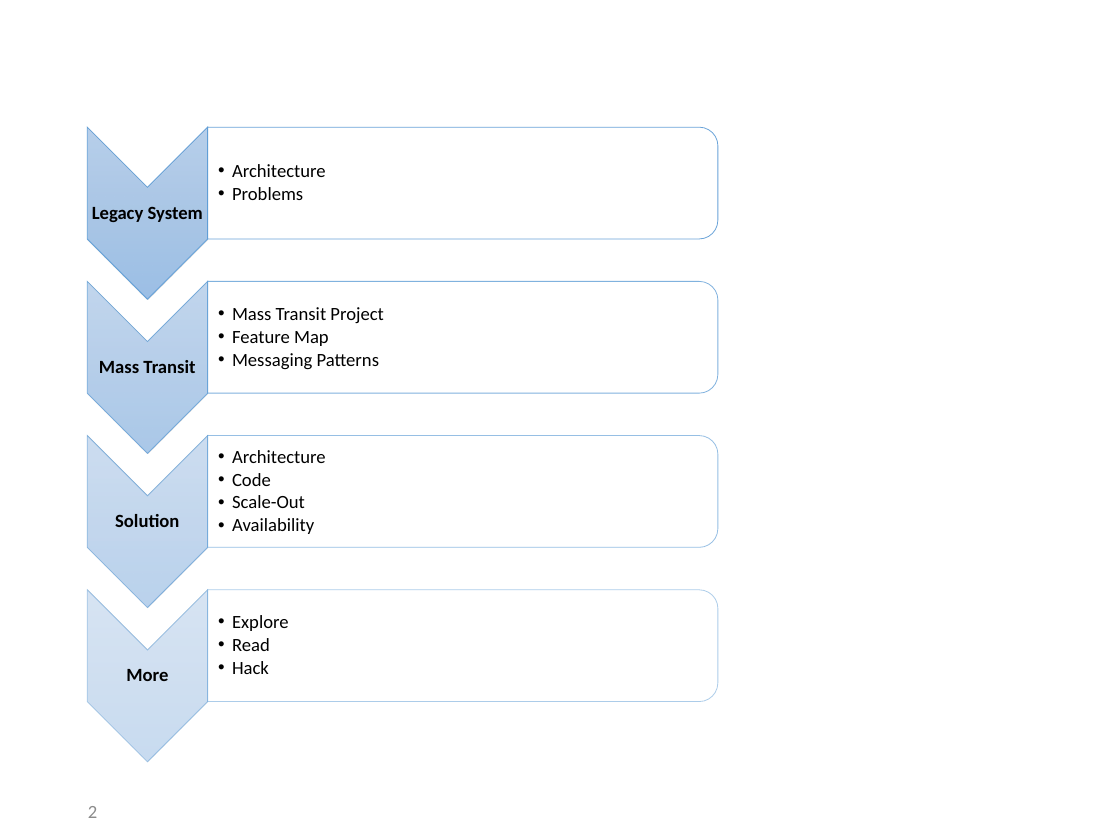
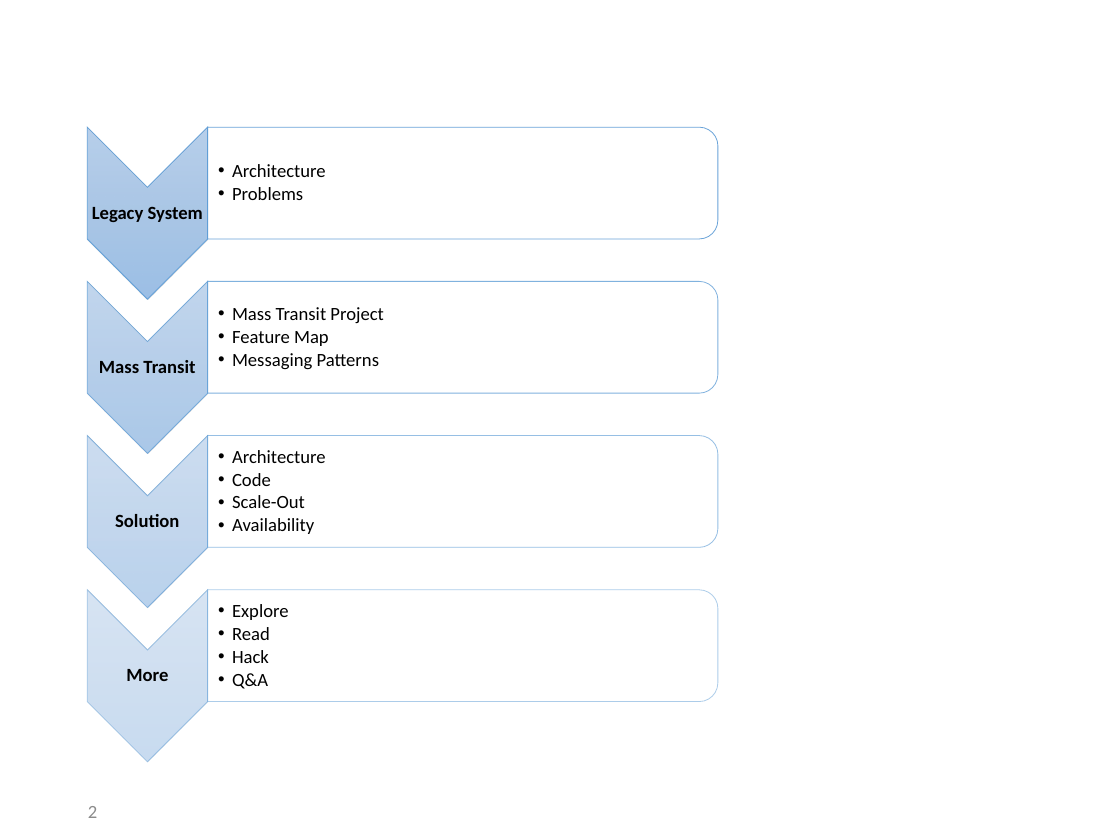
Before and after one commit to amichel/PaymentsGateway.MassTransit.Demo, a slide deck: slide 2 of Presentation/Service Bus Integration Patterns.pptx. Drawn at 1120x840 pixels with LibreOffice and Linux fonts; fonts in the diff are those of the drawing; background and template pictures are left out. Boxes give left, top, right and bottom in pixels: in the first picture for what was removed or moved away, otherwise in the second. Text is boxed around its words. In the diff, an @@ line names an element or a change of style, - is before the commit and + after.

Commit message:
PPT

```diff
--- a/Presentation/Service Bus Integration Patterns.pptx
+++ b/Presentation/Service Bus Integration Patterns.pptx
@@ text at (x1=232, y1=673, x2=268, y2=689): paragraph added @@
+  •• Q&A
```
Also in this commit, not shown: 1 other slide changed.
